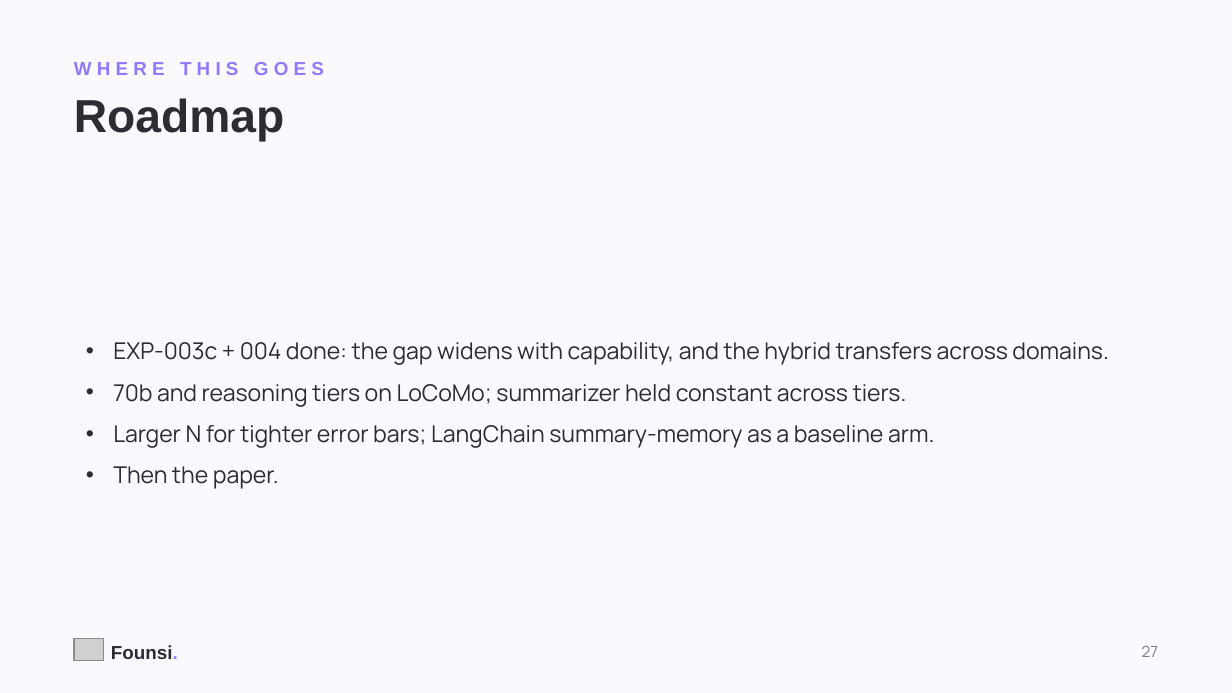
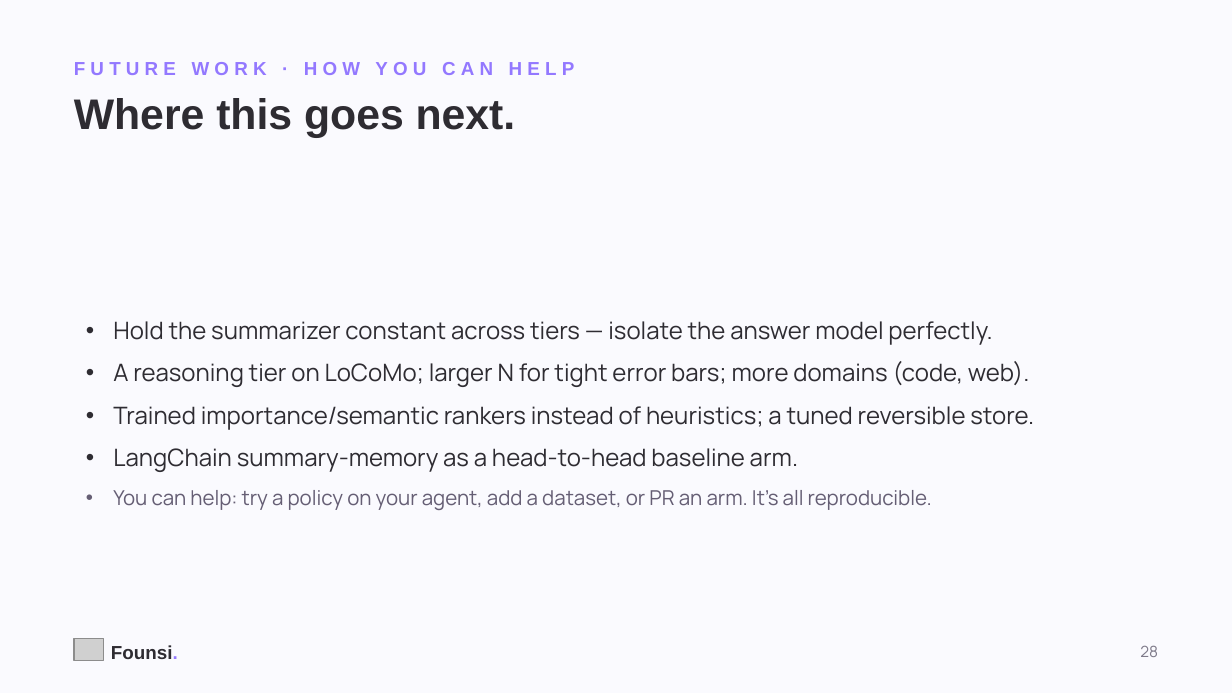
Before and after one commit to kanishkpatel1995/agent-harness, a slide deck: slide 28 of presentation/founsi-context-engineering.pptx (slide 27 before the commit). Drawn at 1232x693 pixels with LibreOffice and Linux fonts; fonts in the diff are those of the drawing; grey boxes stand for pictures. Boxes give left, top, right and bottom in pixels: in the first picture for what was removed or moved away, otherwise in the second. Text is boxed around its words. In the diff, an @@ line names an element or a change of style, - is before the commit and + after.

```diff
--- a/presentation/founsi-context-engineering.pptx
+++ b/presentation/founsi-context-engineering.pptx
@@ text at bbox=[74, 62, 575, 75]: text changed @@
-WHERE THIS GOES
+FUTURE WORK · HOW YOU CAN HELP
@@ text at bbox=[74, 98, 516, 137]: text changed; size 27 to 25 pt @@
-Roadmap
+Where this goes next.
@@ text at bbox=[113, 321, 1034, 510]: text changed; size 13.5 to 14 pt @@
-• EXP-003c + 004 done: the gap widens with capability, and the hybrid transfers across domains.
-• 70b and reasoning tiers on LoCoMo; summarizer held constant across tiers.
-• Larger N for tighter error bars; LangChain summary-memory as a baseline arm.
-• Then the paper.
+• Hold the summarizer constant across tiers — isolate the answer model perfectly.
+• A reasoning tier on LoCoMo; larger N for tight error bars; more domains (code, web).
+• Trained importance/semantic rankers instead of heuristics; a tuned reversible store.
+• LangChain summary-memory as a head-to-head baseline arm.
+• You can help: try a policy on your agent, add a dataset, or PR an arm. It's all reproducible.
@@ text at bbox=[1140, 645, 1158, 657]: text changed @@
-27
+28
```
Also in this commit, not shown: 15 other slides changed, 24 slides added, 12 slides removed, 1 other file.
